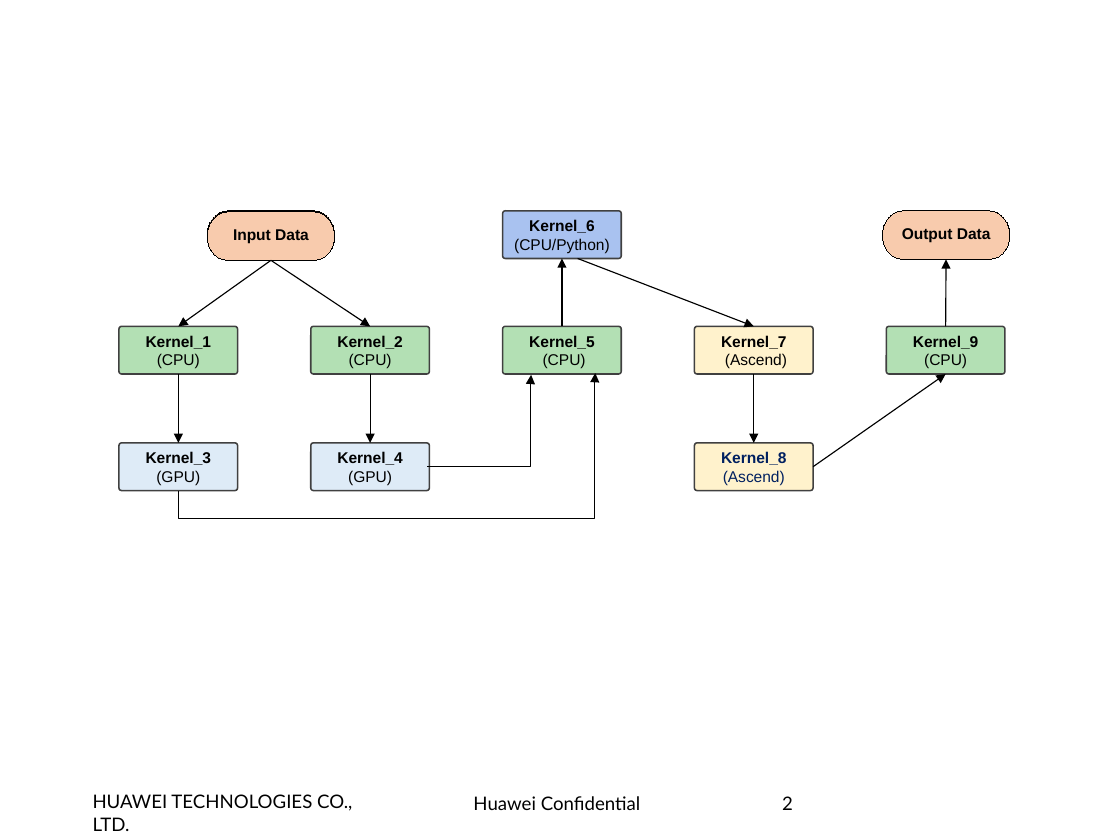
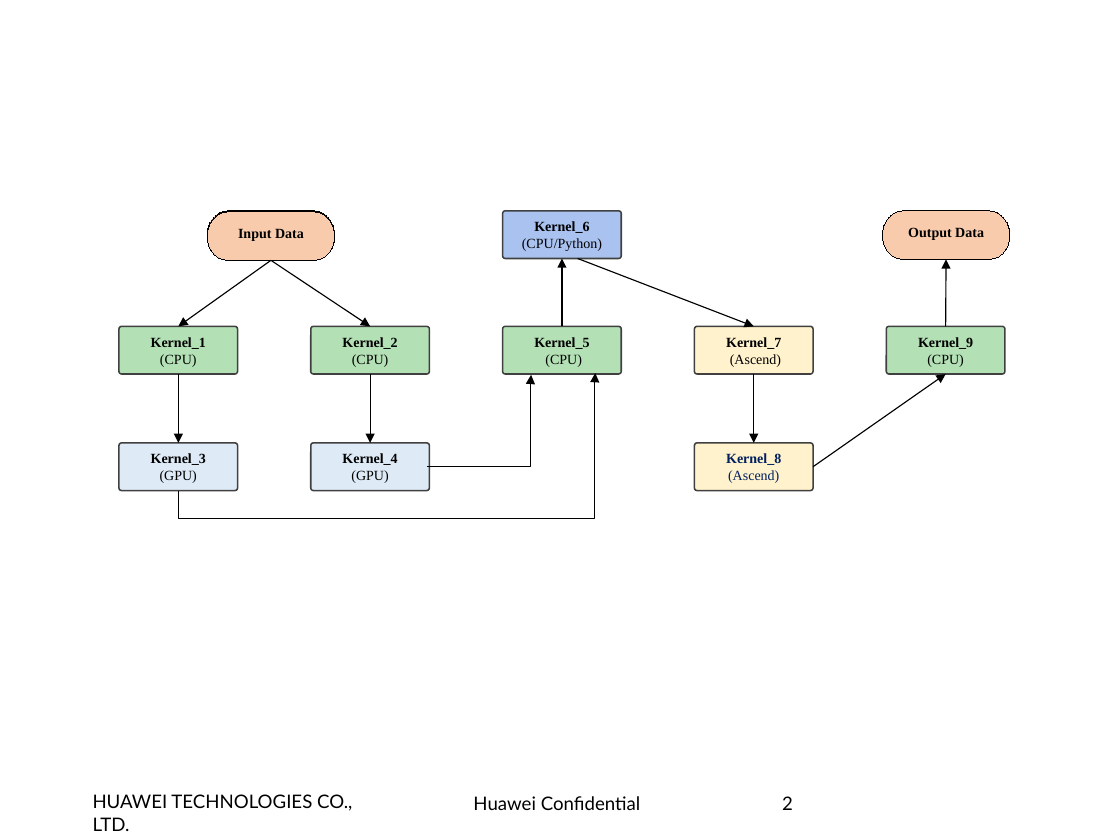
Before and after one commit to openmlsys/openmlsys-zh, a slide deck: slide 2 of info/Pic-Instruction/Pic_Templates_and_Samples.pptx. Drawn at 1120x840 pixels with LibreOffice and Linux fonts; fonts in the diff are those of the drawing; background and template pictures are left out. Boxes give left, top, right and bottom in pixels: in the first picture for what was removed or moved away, otherwise in the second. Text is boxed around its words. In the diff, an @@ line names an element or a change of style, - is before the commit and + after.

Commit message:
Modified font in pic template
Modified font in pic template, under the  Pic -> Instruction

```diff
--- a/info/Pic-Instruction/Pic_Templates_and_Samples.pptx
+++ b/info/Pic-Instruction/Pic_Templates_and_Samples.pptx
@@ size 10 to 9 pt, font Arial to Times New Roman in 11 elements at <box>119,326,237,374</box>, <box>311,326,430,374</box>, <box>503,326,622,374</box>, <box>886,326,1005,374</box>, <box>694,326,813,374</box>, <box>694,442,813,491</box>, <box>503,211,622,259</box>, <box>883,211,1010,259</box>, <box>207,212,335,260</box>, <box>119,442,237,491</box>, <box>311,442,430,491</box> @@
```
Also in this commit, not shown: 1 other slide changed.
